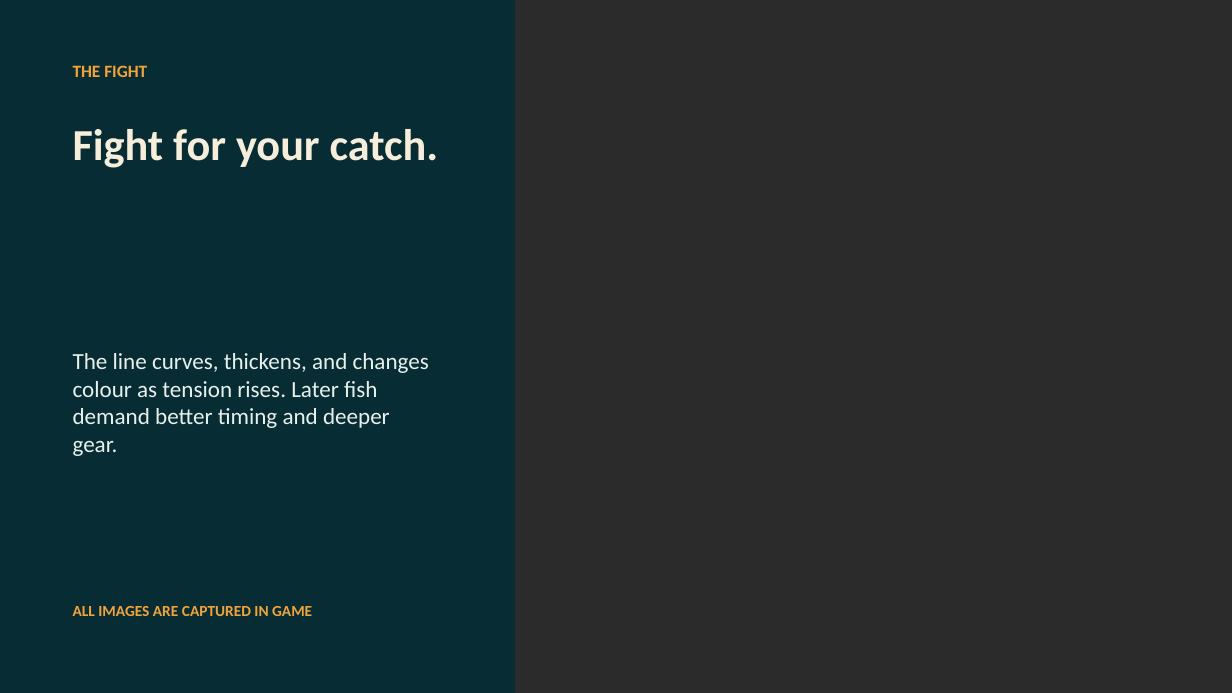
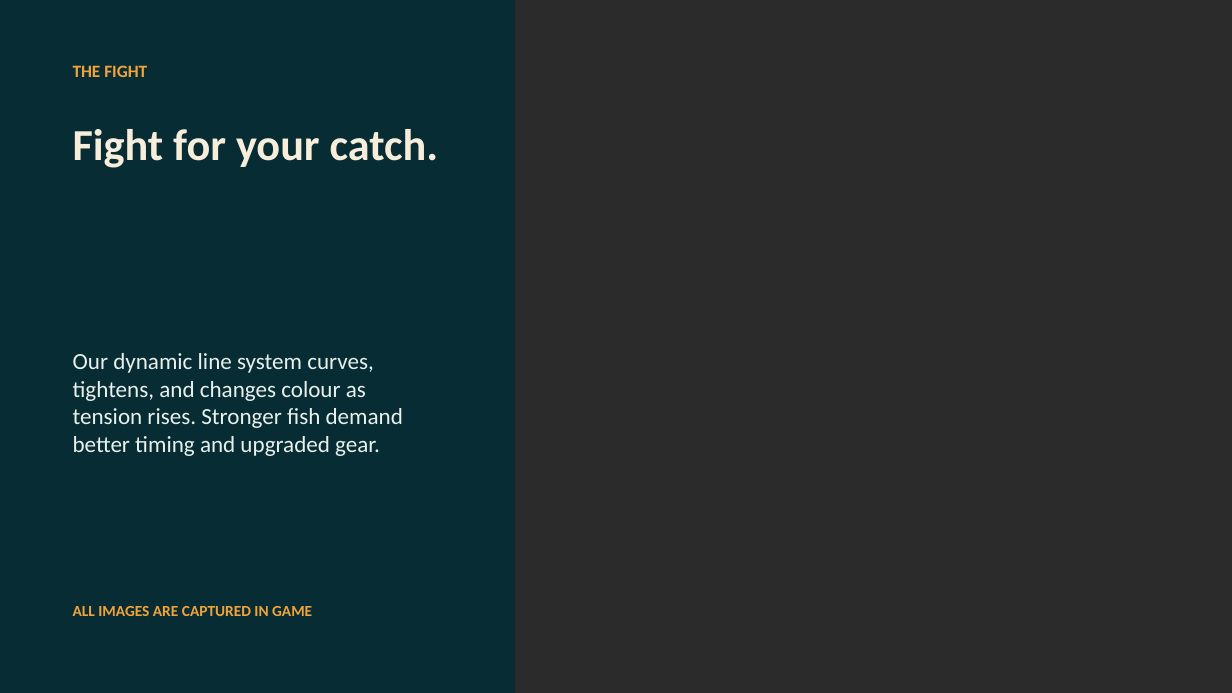
Before and after one commit to Prunty2/GameCompNew, a slide deck: slide 5 of output/presentation/FSHING-Elevator-Pitch.pptx. Drawn at 1232x693 pixels with LibreOffice and Linux fonts; fonts in the diff are those of the drawing; background and template pictures are left out; a plain dark background stands for a picture behind light text. Boxes give left, top, right and bottom in pixels: in the first picture for what was removed or moved away, otherwise in the second. Text is boxed around its words. In the diff, an @@ line names an element or a change of style, - is before the commit and + after.

Commit message:
docs: rewrite fight slide body

```diff
--- a/output/presentation/FSHING-Elevator-Pitch.pptx
+++ b/output/presentation/FSHING-Elevator-Pitch.pptx
@@ text at (73, 353, 403, 456): text changed @@
-The line curves, thickens, and changes colour as tension rises. Later fish demand better timing and deeper gear.
+Our dynamic line system curves, tightens, and changes colour as tension rises. Stronger fish demand better timing and upgraded gear.
```
